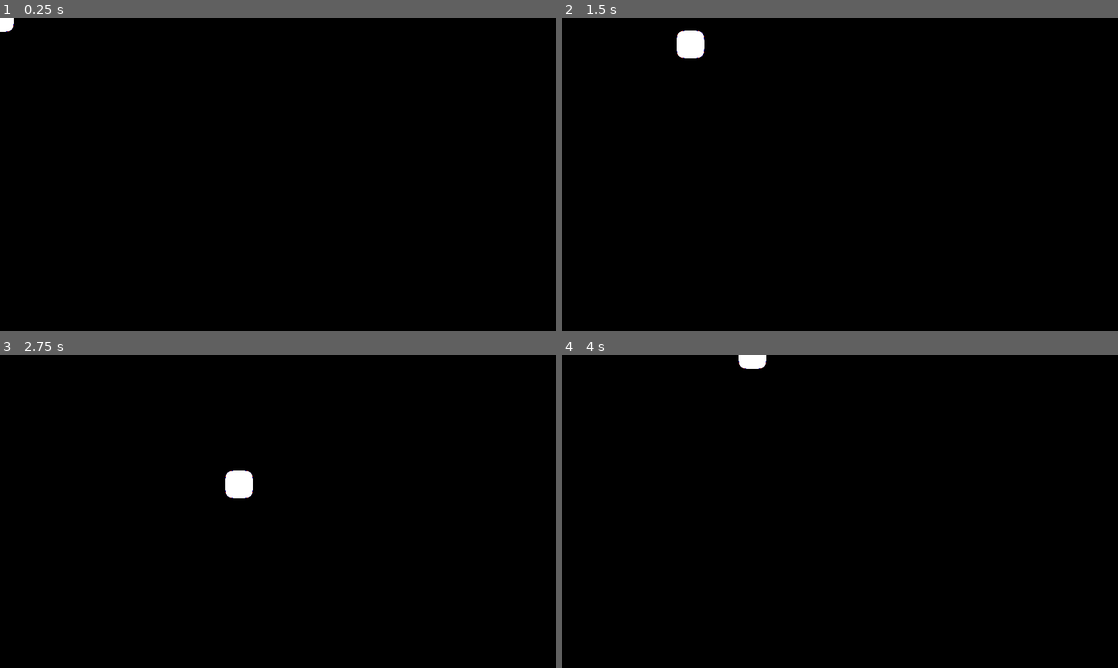
Above: before the commit, frames 1-4 (two rows, left to right).
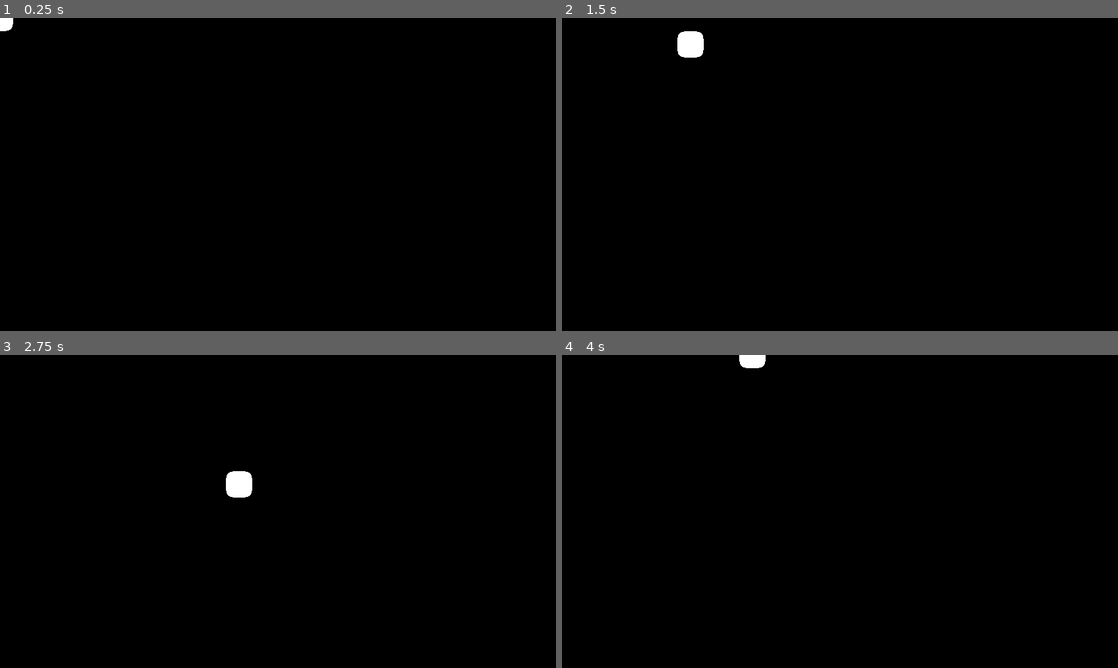
Above: after the commit, the same moments.

Repository: Ludermis/Podchest
Game: Godot game, scene res://Prefabs/Characters/Player.tscn
The game is run twice, just before and just after one commit, with the same random seed, the same clock (stepped at 60 frames per second) and the same inputs. This scene is started directly instead of the project's main scene.
Inputs:
- Up to frame 1 (0.25 s): no input
- Up to frame 2 (1.5 s): tap Enter at 0.5 s; hold D (right) 0.53-1.28 s; hold S (down) from 1.28 s (still down)
- Up to frame 3 (2.75 s): release S (down) at 2.03 s; hold D (right) from 2.03 s (still down)
- Up to frame 4 (4 s): release D (right) at 2.78 s; hold W (up) 2.78-3.53 s; hold A (left) from 3.53 s (still down)

The runs differ from the first frame. In frame 1, less than 0.1% of the frame differs, in the area x 0-3%, y 0-5%; in frame 2, less than 0.1%; in frame 3, less than 0.1%, in the area x 40-46%, y 36-46%; in frame 4, less than 0.1%.
Error in both runs: Attempt to call function 'rpc_unreliable_id' in base 'null instance' on a null instance. (res://Scripts/Characters/Player.gd:38)

Commit message:
Lynext
Geliştirmeler ve optimizasyon

Diff:
--- a/Prefabs/Characters/Player.tscn
+++ b/Prefabs/Characters/Player.tscn
@@ -3,8 +3,8 @@
 [ext_resource path="res://Scripts/Characters/Player.gd" type="Script" id=1]
 [ext_resource path="res://Sprites/Characters/Squircle.png" type="Texture" id=2]
 
-[sub_resource type="RectangleShape2D" id=1]
-extents = Vector2( 32.1256, 32.2588 )
+[sub_resource type="CircleShape2D" id=1]
+radius = 30.3022
 
 [node name="Player" type="KinematicBody2D" groups=[
 "Player",
@@ -14,7 +14,7 @@
 script = ExtResource( 1 )
 
 [node name="Sprite" type="Sprite" parent="."]
-scale = Vector2( 0.11, 0.11 )
+scale = Vector2( 0.105, 0.105 )
 texture = ExtResource( 2 )
 
 [node name="CollisionShape2D" type="CollisionShape2D" parent="."]
--- a/Prefabs/Effects/Dirt.tscn
+++ b/Prefabs/Effects/Dirt.tscn
@@ -1,14 +1,13 @@
 [gd_scene load_steps=3 format=2]
 
+[ext_resource path="res://Sprites/Misc/box.png" type="Texture" id=1]
 [ext_resource path="res://Scripts/Effects/Dirt.gd" type="Script" id=2]
-[ext_resource path="res://Sprites/Misc/circle.png" type="Texture" id=3]
 
 [node name="Dirt" type="Sprite" groups=[
 "Dirt",
 "Effect",
 ]]
 self_modulate = Color( 0.752941, 0.752941, 0.752941, 1 )
-scale = Vector2( 0.1, 0.1 )
 z_index = -2
-texture = ExtResource( 3 )
+texture = ExtResource( 1 )
 script = ExtResource( 2 )
--- a/Prefabs/Scenes/GameScene.tscn
+++ b/Prefabs/Scenes/GameScene.tscn
@@ -5,11 +5,15 @@
 
 [sub_resource type="DynamicFont" id=1]
 size = 67
+outline_size = 2
+outline_color = Color( 0, 0, 0, 1 )
 use_filter = true
 font_data = ExtResource( 2 )
 
 [sub_resource type="DynamicFont" id=2]
 size = 43
+outline_size = 2
+outline_color = Color( 0, 0, 0, 1 )
 use_filter = true
 font_data = ExtResource( 2 )
 
--- a/Scripts/Characters/Player.gd
+++ b/Scripts/Characters/Player.gd
@@ -39,13 +39,8 @@
 
 
 func _on_DirtTimer_timeout():
-	var canPlace = true
-	for x in range(1,Vars.dirtCount + 1):
-		var i = Vars.dirts[x]
-		if i.position.distance_to(position) < 32:
-			canPlace = false
-			if i.realColor != modulate:
-				get_tree().root.get_node("Main").rpc_id(1,"dirtChanged",i.id,modulate)
-				return
-	if canPlace:
-		get_tree().root.get_node("Main").rpc_id(1,"dirtCreated",position,modulate)
+	var vec = Vars.optimizeVector(position + Vector2(32,32),64)
+	if !Vars.dirts.has(vec):
+		get_tree().root.get_node("Main").rpc_id(1,"dirtCreated",vec,modulate)
+	elif Vars.dirts[vec].realColor != modulate:
+		get_tree().root.get_node("Main").rpc_id(1,"dirtChanged",vec,modulate)
--- a/Scripts/Effects/Dirt.gd
+++ b/Scripts/Effects/Dirt.gd
@@ -1,13 +1,12 @@
 extends Sprite
 
-var id : int
 var maxSize
 var realColor
 
 func _ready():
 	maxSize = scale.x
-	scale.x = 0
-	scale.y = 0
+	scale.x = 0.4
+	scale.y = 0.4
 
 func _process(delta):
 	if modulate == realColor && scale.x == maxSize && scale.y == maxSize:
@@ -20,5 +19,5 @@
 			modulate = realColor
 	if scale.x == maxSize:
 		return
-	scale.x = min(scale.x + delta / 2, maxSize)
-	scale.y = min(scale.y + delta / 2, maxSize)
+	scale.x = min(scale.x + delta * 2, maxSize)
+	scale.y = min(scale.y + delta * 2, maxSize)
--- a/Scripts/Global/Vars.gd
+++ b/Scripts/Global/Vars.gd
@@ -13,3 +13,15 @@
 
 func _ready():
 	pass
+
+func optimizeVector(pos, opt):
+	var newv = Vector2.ZERO;
+	var nx = fmod(pos.x,opt);
+	var ny = fmod(pos.y,opt);
+	if (nx < 0):
+		nx += opt;
+	if (ny < 0):
+		ny += opt;
+	newv.x = pos.x - nx
+	newv.y = pos.y - ny;
+	return newv;
--- a/Scripts/Scenes/GameScene.gd
+++ b/Scripts/Scenes/GameScene.gd
@@ -34,24 +34,23 @@
 	Vars.dirtCount += 1
 	var node = preload("res://Prefabs/Effects/Dirt.tscn").instance()
 	#print("Dirt created " + str(Vars.dirtCount))
-	node.id = d["id"]
-	Vars.dirts[node.id] = node
 	node.position = d["position"]
+	Vars.dirts[node.position] = node
 	node.realColor = d["color"]
 	Vars.scores[Vars.teamsByColors[node.realColor]] += 1
 	get_tree().root.get_node("Main").add_child(node)
-	if Vars.teamsByColors[Vars.dirts[d["id"]].realColor] != Vars.myTeam:
-		Vars.dirts[d["id"]].z_index = -1
+	if Vars.teamsByColors[Vars.dirts[d["position"]].realColor] != Vars.myTeam:
+		Vars.dirts[d["position"]].z_index = -1
 	$"CanvasLayer/Score1".text = str(Vars.scores[1])
 	$"CanvasLayer/Score2".text = str(Vars.scores[2])
 
 remote func dirtChanged (d):
-	Vars.scores[Vars.teamsByColors[Vars.dirts[d["id"]].realColor]] -= 1
-	Vars.dirts[d["id"]].realColor = d["color"]
-	Vars.scores[Vars.teamsByColors[Vars.dirts[d["id"]].realColor]] += 1
-	if Vars.teamsByColors[Vars.dirts[d["id"]].realColor] != Vars.myTeam:
-		Vars.dirts[d["id"]].z_index = -1
-	Vars.dirts[d["id"]].set_process(true)
+	Vars.scores[Vars.teamsByColors[Vars.dirts[d["position"]].realColor]] -= 1
+	Vars.dirts[d["position"]].realColor = d["color"]
+	Vars.scores[Vars.teamsByColors[Vars.dirts[d["position"]].realColor]] += 1
+	if Vars.teamsByColors[Vars.dirts[d["position"]].realColor] != Vars.myTeam:
+		Vars.dirts[d["position"]].z_index = -1
+	Vars.dirts[d["position"]].set_process(true)
 	$"CanvasLayer/Score1".text = str(Vars.scores[1])
 	$"CanvasLayer/Score2".text = str(Vars.scores[2])
 
--- a/project.godot
+++ b/project.godot
@@ -60,7 +60,6 @@
 
 quality/intended_usage/framebuffer_allocation=1
 quality/intended_usage/framebuffer_allocation.mobile=1
-threads/thread_model=0
 quality/filters/anisotropic_filter_level=1
 environment/default_clear_color=Color( 0, 0, 0, 1 )
 environment/default_environment="res://default_env.tres"
Binary file changed: Sprites/Characters/Squircle.png
